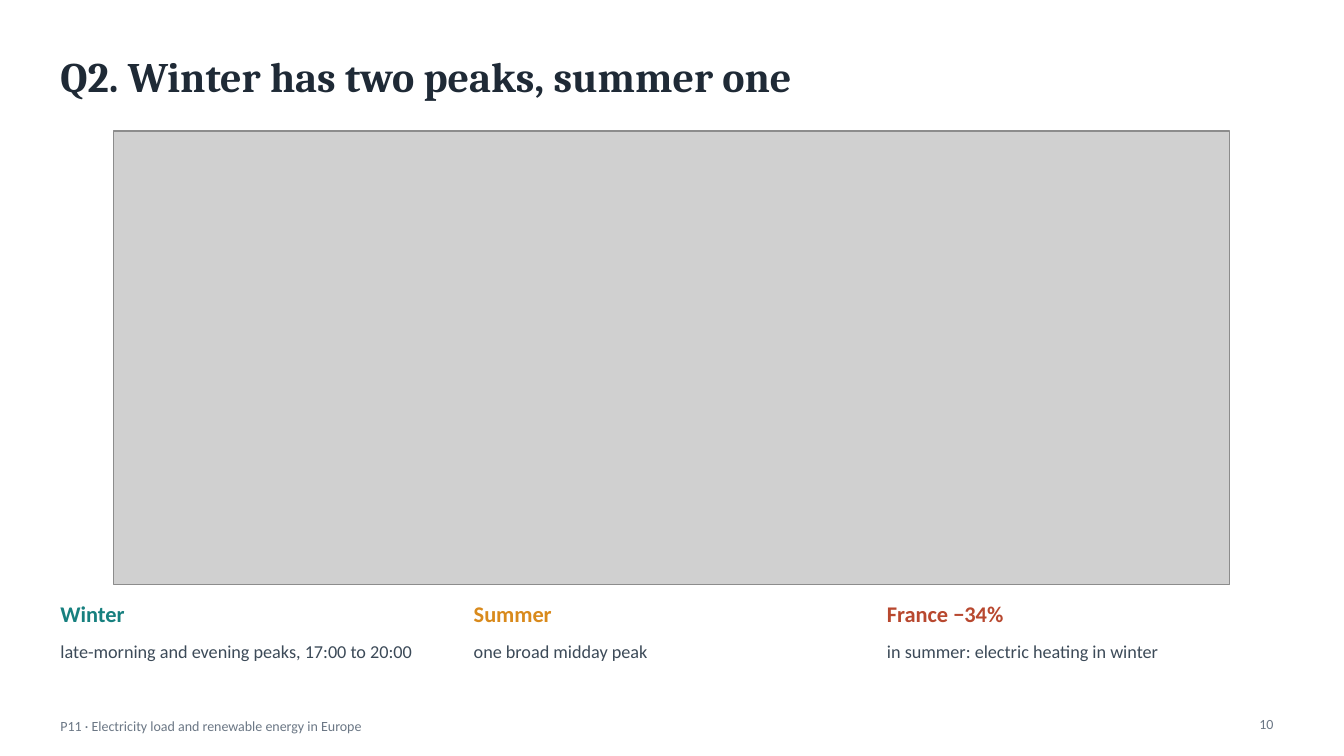
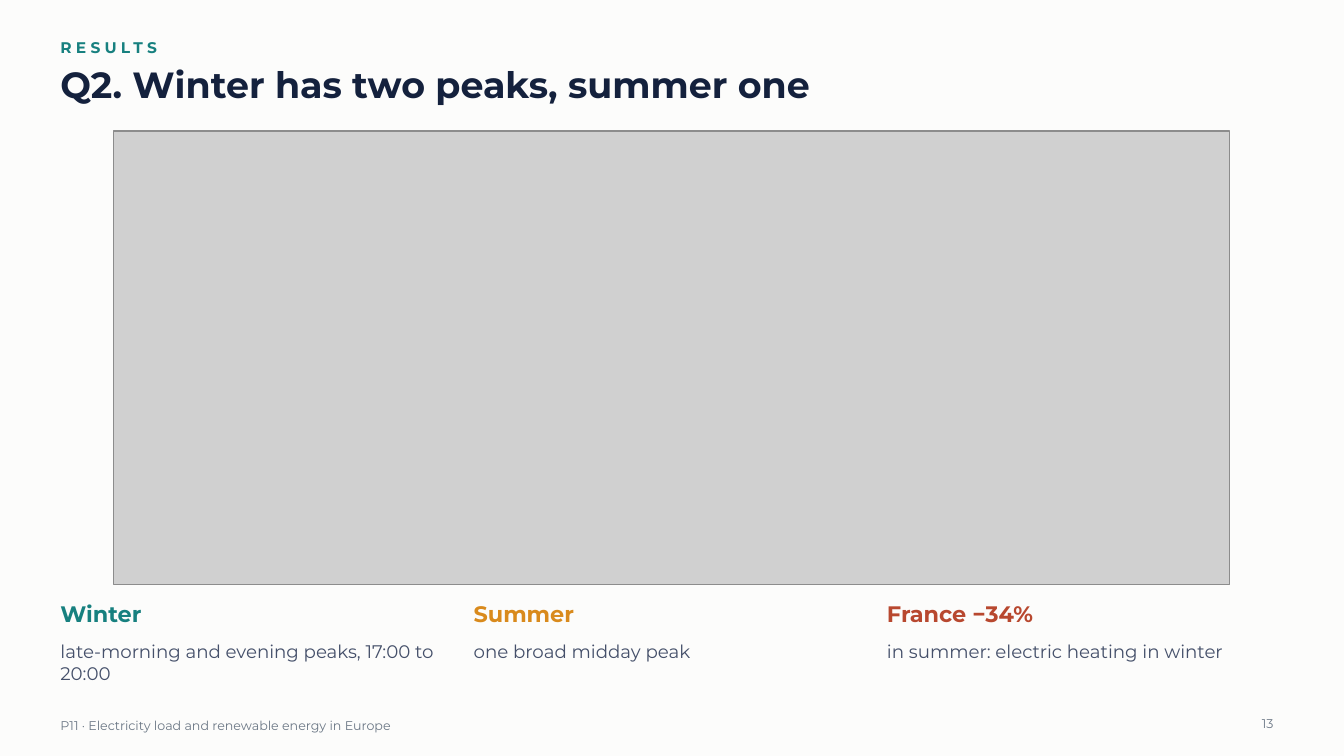
Before and after one commit to krishmungase/P11-Energy, a slide deck: slide 13 of slides/P11_Energy_Presentation.pptx (slide 10 before the commit). Drawn at 1344x756 pixels with LibreOffice and Linux fonts; fonts in the diff are those of the drawing; grey boxes stand for pictures. Boxes give left, top, right and bottom in pixels: in the first picture for what was removed or moved away, otherwise in the second. Text is boxed around its words. In the diff, an @@ line names an element or a change of style, - is before the commit and + after.

Commit message:
Slides: new design with Montserrat, section dividers and a PDF copy
- dark cover and four numbered section dividers, section label above
  each title, white cards on the same surface colour as the charts
- Montserrat for all text; the PDF has the font embedded, for PCs where
  Montserrat is not installed
- fixed text that overflowed its card with the wider font

```diff
--- a/slides/P11_Energy_Presentation.pptx
+++ b/slides/P11_Energy_Presentation.pptx
@@ background #FFFFFF to #FCFCFB @@
@@ text added at [60,33,867,62], 11 pt, text #17807F, bold @@
+RESULTS
@@ title "Q2. Winter has two peaks, ...": place and size @@
-title "Q2. Winter has two peaks, ..." at [60,62,791,101]
+title "Q2. Winter has two peaks, ..." at [60,69,810,105]
@@ title "Q2. Winter has two peaks, ..." at [60,69,810,105]: size 30 to 26 pt, font Cambria to Montserrat, text colour #1F2A36 to #14213D; vertical alignment middle to top @@
@@ font Calibri to Montserrat in 3 elements at [60,604,141,622], [474,606,574,623], [887,606,1033,623] @@
@@ font Calibri to Montserrat, text colour #3C4A58 to #45506A in 3 elements at [60,644,433,680], [474,644,691,662], [887,644,1222,662] @@
@@ text "P11 · Electricity load and ..." at [60,720,391,733]: size 10 to 9 pt, font Calibri to Montserrat @@
@@ page number at [1262,719,1274,728]: text changed; size 10 to 9 pt; font Calibri to Montserrat @@
-10
+13
```
Also in this commit, not shown: 16 other slides changed, 4 slides added, 3 other files.
